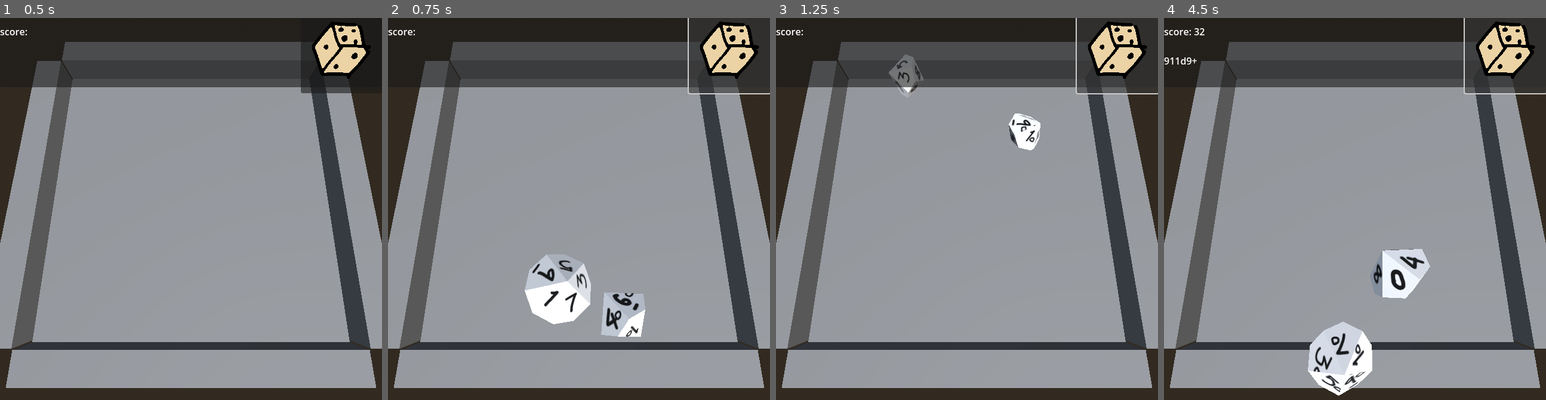
Above: before the commit, frames 1-4 (left to right).
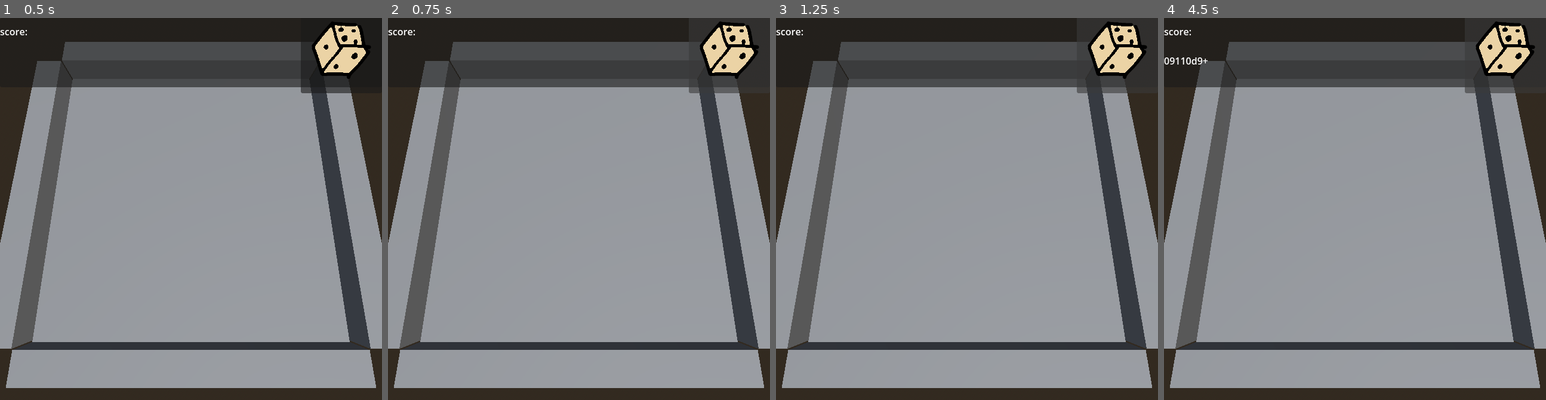
Above: after the commit, the same moments.

Repository: connie-bb/dalmation
Game: Godot game, scene res://main.tscn
The game is run twice, just before and just after one commit, with the same random seed, the same clock (stepped at 60 frames per second) and the same inputs.
Inputs (mouse positions are in pixels of both pictures, inside the frame that each line leads up to):
- Up to frame 1 (0.5 s): no input
- Up to frame 2 (0.75 s): click (727, 52) at 0.5 s
- Up to frame 3 (1.25 s): no input
- Up to frame 4 (4.5 s): tap Enter at 1.25 s; tap 0 at 1.35, 3.05 s; tap 9 at 1.55, 2.1, 3.8 s; hold Backspace (edit_backspace) 2.03-2.78 s; tap 1 at 2.3, 2.85 s; tap D (edit_d) at 3.6 s; tap Space at 4.25 s; hold Backspace (edit_backspace) from 4.28 s (still down); hold , (edit_separator) from 4.28 s (still down)

Frame 1 is identical in both runs. In frame 2, 3.6% of the frame differs, in the area x 35-100%, y 0-84%; in frame 3, 1.2%; in frame 4, 3.9%, in the area x 0-100%, y 0-99%.

Commit message:
feat: enter text, press roll, and the dice roll

Diff:
--- a/main.tscn
+++ b/main.tscn
@@ -5,7 +5,7 @@
 [ext_resource type="Script" uid="uid://cpqeh2yb2ambq" path="res://score_counter.gd" id="3_h2yge"]
 [ext_resource type="Script" uid="uid://bv2dwjmt8518f" path="res://scripts/gui.gd" id="4_1bvp3"]
 [ext_resource type="Script" uid="uid://bxnxjxvwerbch" path="res://scripts/roll_text_parser.gd" id="5_5vw27"]
-[ext_resource type="Script" uid="uid://fxo83shway67" path="res://scripts/roll_textedit.gd" id="5_lquwl"]
+[ext_resource type="Script" uid="uid://fxo83shway67" path="res://scripts/roll_text_edit.gd" id="5_lquwl"]
 [ext_resource type="Texture2D" uid="uid://rhrxk0gwu4n" path="res://gui/roll.png" id="6_7mycd"]
 [ext_resource type="Script" uid="uid://du4l3n5t0hrdv" path="res://scripts/conductor.gd" id="7_272bh"]
 
@@ -182,6 +182,8 @@
 layout_mode = 2
 size_flags_horizontal = 4
 size_flags_vertical = 4
+focus_mode = 0
+action_mode = 0
 shortcut = SubResource("Shortcut_272bh")
 icon = ExtResource("6_7mycd")
 
--- a/scripts/conductor.gd
+++ b/scripts/conductor.gd
@@ -19,15 +19,20 @@
 	)
 
 func _on_roll_button_pressed():
-	# Debugging for demonstration. You can wipe this.
-	var text = "d6+2d10-15+2d100+4+5+6+7"
-	print( "text to parse: " + text )
-	var errors: int = roll_text_parser.parse( text )
-	print( "errors: ", String.num_int64( errors, 2 ) )
+	var text = roll_text_edit.get_roll_text()
+	if text == "": return
+
+	roll_text_parser.reset()
+	var error: int = roll_text_parser.parse( text )
+
 	roll_text_parser.debug_text_spawnlist()
-	#-------
+	print ( "error: " + roll_text_parser.ERROR.find_key( error ) )
 
-	dice_roller.roll_dice()
+	if error != roll_text_parser.ERROR.NONE: return
+	if roll_text_parser.spawnlist.is_empty():
+		_on_score_counted( roll_text_parser.constants_sum )
+		return
+	dice_roller.roll_dice( roll_text_parser.spawnlist )
 
 func _on_ready_to_count():
 	score_counter.count_score( dice_roller.active_dice )
--- a/scripts/dice_roller.gd
+++ b/scripts/dice_roller.gd
@@ -4,7 +4,8 @@
 # Variable
 var rolling: bool = false
 var multiple_rolls_left = false
-var spawnlist: Array[Die]
+var spawnlist: Array[ RollTextParser.SpawnlistEntry ]
+var entry_spawns: Array[ Die ]
 
 # Configurable
 var min_velocity: float = 18.0
@@ -22,6 +23,16 @@
 @onready var roll_warmup_timer: Timer = $roll_warmup_timer
 @onready var multiple_roll_timer: Timer = $multiple_roll_timer
 @onready var roll_max_timer: Timer = $roll_max_timer
+
+@onready var d6: Die = $spawnable_dice/d6
+@onready var d10: Die = $spawnable_dice/d10
+@onready var d_percentile_10s: Die = $spawnable_dice/d_percentile_10s
+@onready var d_percentile_1s: Die = $spawnable_dice/d_percentile_1s
+@onready var sides_to_die: Dictionary[ int, Die ] = {
+	6: d6,
+	10: d10,
+	100: null,	# We gotta spawn 2 types of dice here.
+}
 
 func remove_active_dice():
 	for c in active_dice.get_children():
@@ -45,29 +56,51 @@
 
 	active_dice.add_child( die )
 
-func roll_dice():
+func roll_dice( new_spawnlist: Array[ RollTextParser.SpawnlistEntry ] ):
+	spawnlist = new_spawnlist
 	remove_active_dice()
-	spawnlist = []
 	multiple_roll_timer.stop()
+	rolling = true
+	roll_entry()
 
-	roll_warmup_timer.start()
-	rolling = true
-
-	# Placeholder for demonstration.
-	spawnlist.append( spawnable_dice.get_node("d_percentile_10s") )
-	spawnlist.append( spawnable_dice.get_node("d_percentile_1s") )
-
-	roll_batch_of_dice()
-
-func _on_multiple_roll_timeout():
+func roll_entry():
+	var entry: RollTextParser.SpawnlistEntry = spawnlist[0]
+	entry_spawns = []
+	if entry.sides == 100:
+		for i in entry.count:
+			entry_spawns.append( d_percentile_10s )
+			entry_spawns.append( d_percentile_1s )
+	if entry.sides != 100:
+		for i in entry.count:
+			entry_spawns.append( sides_to_die[ entry.sides ] )
+			# BUG: This is appending null.
+	spawnlist.pop_front()
 	roll_batch_of_dice()
 
 func roll_batch_of_dice():
-	for i in range( 0, spawnlist.size() ):
+	for i in range( 0, entry_spawns.size() ):
 		if i >= max_simultaneous_rolls:
 			multiple_roll_timer.start()
 			return
-		roll_die( spawnlist.pop_back() )
+		roll_die( entry_spawns.pop_back() )
+	if spawnlist.is_empty():
+		finished_rolling()
+	else:
+		multiple_roll_timer.start()
+
+func _on_multiple_roll_timeout():
+	assert( !spawnlist.is_empty(),
+	"""We should never reach this point with an empty spawnlist,
+	because it means we're waiting for multiple_roll_timer before
+	we realize we're finished_rolling(), which wastes user's time.
+	""" )
+	if entry_spawns.is_empty():
+		roll_entry()
+	elif !entry_spawns.is_empty():
+		roll_batch_of_dice()
+
+func finished_rolling():
+	roll_warmup_timer.start()
 	roll_max_timer.start()
 
 func _on_roll_max_timeout():
--- a/scripts/roll_textedit.gd
+++ b/scripts/roll_text_edit.gd
@@ -2,6 +2,10 @@
 class_name RollTextEdit
 # Okay, it's not REALLY a TextEdit...
 # But it behaves like one! Sort of.
+
+func get_roll_text():
+	#TODO: sanitize_text()
+	return text
 
 func parse_input( event: InputEvent ):
 	if event.is_action_pressed( "edit_d" ):
@@ -17,13 +21,13 @@
 	if !( event.is_pressed() ): return
 
 	var number: int = 0
-	if ( event.keycode >= KEY_1 and event.keycode <= KEY_9 ):
+	if ( event.keycode >= KEY_0 and event.keycode <= KEY_9 ):
 		number = event.keycode - KEY_0
+	elif ( event.keycode >= KEY_KP_0 and event.keycode <= KEY_KP_9 ):
+		number = event.keycode - KEY_KP_0
+	else:
+		return
 
-	if ( event.keycode >= KEY_KP_1 and event.keycode <= KEY_KP_9 ):
-		number = event.keycode - KEY_KP_0
-
-	if number == 0: return
 	text += str( number )
 
 func sanitize_text():
--- a/scripts/roll_text_parser.gd
+++ b/scripts/roll_text_parser.gd
@@ -2,7 +2,7 @@
 class_name RollTextParser
 
 # Extends object so that we can pass it by reference instead of value
-class TextSpawnlistEntry extends Object:
+class SpawnlistEntry extends Object:
 	var count: int = 0
 	var sides: int = 0
 	var top_n: int = 0		# Take the top n results
@@ -10,7 +10,7 @@
 	var subtract: bool = false
 
 # Variable
-var text_spawnlist: Array[TextSpawnlistEntry] = []
+var spawnlist: Array[SpawnlistEntry] = []
 var constants_sum: int = 0
 
 # Constant
@@ -19,8 +19,11 @@
 ]
 enum ERROR { NONE, SYNTAX, MAX_LENGTH, INVALID_DIE, D100_ADV_NOT_SUPPORTED }
 
+func reset():
+	spawnlist = []
+	constants_sum = 0
+
 func parse( text: String ) -> ERROR:
-	text_spawnlist = []
 	var error = ERROR.NONE
 	var length: int = text.length()
 	var begin: int = 0
@@ -37,7 +40,7 @@
 
 func parse_expression( expression: String ) -> ERROR:
 	var error: int = ERROR.NONE
-	var entry: TextSpawnlistEntry = TextSpawnlistEntry.new()
+	var entry: SpawnlistEntry = SpawnlistEntry.new()
 
 	if expression.count( "-" ) > 1 or expression.count( "+" ) > 1:
 		return ERROR.SYNTAX
@@ -59,10 +62,10 @@
 		error = parse_multi_roll( expression, entry )
 
 	if error != ERROR.NONE: return error as ERROR
-	text_spawnlist.append( entry )
+	spawnlist.append( entry )
 	return ERROR.NONE
 
-func parse_multi_roll( expression: String, entry: TextSpawnlistEntry ) -> ERROR:
+func parse_multi_roll( expression: String, entry: SpawnlistEntry ) -> ERROR:
 	print( "multiroll: " + expression )
 	var split_expression: PackedStringArray = expression.split( "d", false )
 	if split_expression.size() != 2:
@@ -73,12 +76,12 @@
 	print( "split expr: " + str( split_expression ) )
 	return parse_sides( split_expression[1], entry )
 
-func parse_roll( expression: String, entry: TextSpawnlistEntry ) -> ERROR:
+func parse_roll( expression: String, entry: SpawnlistEntry ) -> ERROR:
 	print( "roll: " + expression )
 	expression = expression.substr( 1 )
 	return parse_sides( expression, entry )
 
-func parse_constant( expression: String, entry: TextSpawnlistEntry ) -> ERROR:
+func parse_constant( expression: String, entry: SpawnlistEntry ) -> ERROR:
 	print( "constant: " + expression )
 	if !expression.is_valid_int():
 		return ERROR.SYNTAX
@@ -87,7 +90,7 @@
 	constants_sum += constant
 	return ERROR.NONE
 
-func parse_sides( sides: String, entry: TextSpawnlistEntry ) -> ERROR:
+func parse_sides( sides: String, entry: SpawnlistEntry ) -> ERROR:
 	print( "parse sides: " + sides )
 	if !sides.is_valid_int(): return ERROR.SYNTAX
 	var sides_int := sides.to_int()
@@ -106,7 +109,7 @@
 	headers += "Subtract".rpad( COL_WIDTH, " " )
 	print( headers )
 
-	for entry: TextSpawnlistEntry in text_spawnlist:
+	for entry: SpawnlistEntry in spawnlist:
 		var row: String = ""
 		row += str( entry.count ).rpad( COL_WIDTH, " " )
 		row += str( entry.sides ).rpad( COL_WIDTH, " " )
Renamed: scripts/roll_textedit.gd.uid -> scripts/roll_text_edit.gd.uid
